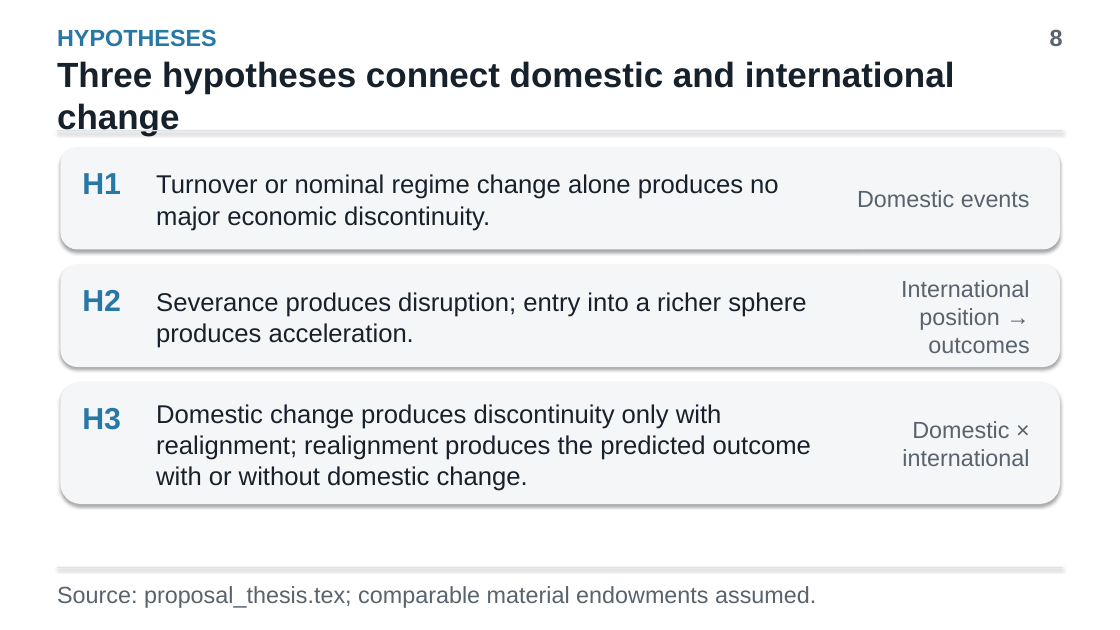
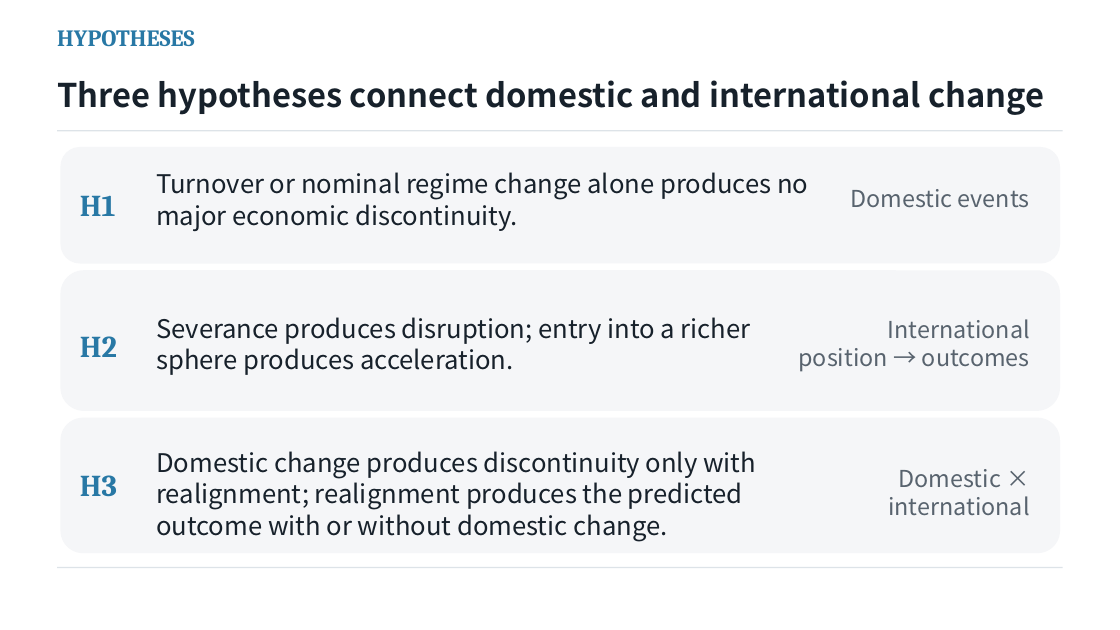
Before and after one commit to yuseicarlos2560/Economic-Development-through-Political-Materialism, a slide deck: slide 8 of presentations/thesis_introduction.pptx. Drawn at 1120x630 pixels with LibreOffice and Linux fonts; fonts in the diff are those of the drawing. Boxes give left, top, right and bottom in pixels: in the first picture for what was removed or moved away, otherwise in the second. Text is boxed around its words. In the diff, an @@ line names an element or a change of style, - is before the commit and + after.

```diff
--- a/presentations/thesis_introduction.pptx
+++ b/presentations/thesis_introduction.pptx
@@ text removed at [1050,29,1063,46] @@
-8
@@ text "Three hypotheses connect domestic and ...": place and size @@
-text "Three hypotheses connect domestic and ..." at [57,61,955,135]
+text "Three hypotheses connect domestic and ..." at [57,80,1044,115]
@@ text "Three hypotheses connect domestic and ..." at [57,80,1044,115]: size 30 to 28 pt, font Arial to Noto Sans CJK SC @@
@@ rounded rectangle: place and size @@
-rounded rectangle at [60,147,1060,250]
+rounded rectangle at [60,147,1060,264]
@@ text "H1": place and size @@
-text "H1" at [82,173,121,194]
+text "H1" at [80,195,116,216]
@@ text "Domestic events": place and size @@
-text "Domestic events" at [857,190,1030,207]
+text "Domestic events" at [850,189,1030,208]
@@ rounded rectangle: place and size @@
-rounded rectangle at [60,265,1060,367]
+rounded rectangle at [60,271,1060,411]
@@ text "H2": place and size @@
-text "H2" at [82,290,121,311]
+text "H2" at [80,336,117,357]
@@ text "Severance produces disruption; entry into ...": place and size @@
-text "Severance produces disruption; entry into ..." at [156,292,806,348]
+text "Severance produces disruption; entry into ..." at [156,317,751,375]
@@ text "International position → outcomes": place and size @@
-text "International position → outcomes" at [901,280,1029,353]
+text "International position → outcomes" at [798,319,1030,372]
@@ shadow off in 5 elements at [57,130,1063,131], [57,567,1063,568], [60,147,1060,264], [60,271,1060,411], [60,418,1060,553] @@
@@ rounded rectangle: place and size @@
-rounded rectangle at [60,382,1060,504]
+rounded rectangle at [60,418,1060,553]
@@ text "Domestic change produces discontinuity only ...": place and size @@
-text "Domestic change produces discontinuity only ..." at [156,404,811,491]
+text "Domestic change produces discontinuity only ..." at [156,451,756,541]
@@ font Arial to Cambria in 4 elements at [57,30,195,47], [80,195,116,216], [80,336,117,357], [80,475,117,497] @@
@@ text "H3": place and size @@
-text "H3" at [82,408,121,430]
+text "H3" at [80,475,117,497]
@@ font Arial to Noto Sans CJK SC in 6 elements at [156,172,808,232], [850,189,1030,208], [156,317,751,375], [156,451,756,541], [798,319,1030,372], [888,469,1030,516] @@
@@ text "Domestic × international": place and size @@
-text "Domestic × international" at [902,421,1029,466]
+text "Domestic × international" at [888,469,1030,516]
@@ text removed at [57,586,816,608] @@
-Source: proposal_thesis.tex; comparable material endowments assumed.
```
Also in this commit, not shown: 16 other slides changed, 2 slides added, 1 other file.
